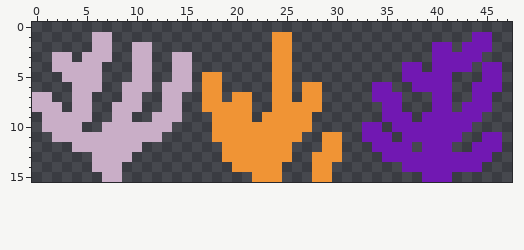
Edited in one commit: pixel-art sprite (Assets/Tilesets/pngs/coral-sheet.png). The first picture shows the starting point.
The file is 48x16 pixels.
New version:
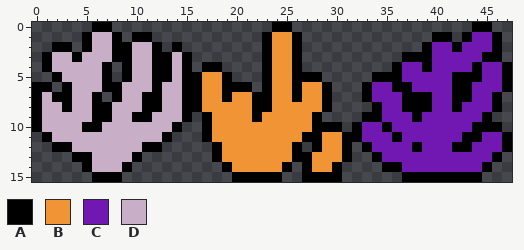
Palette (. is transparent): A #000000  B #f09435  C #7118b2  D #c9aec7
Changes in this commit:
y 0: x 6..7 .. -> AA; x 24..25 .. -> AA; x 44..45 .. -> AA
y 1: x 5 . -> A; x 8 . -> A; x 10..11 .. -> AA; x 23 . -> A; x 26 . -> A; x 40..41 .. -> AA; x 43 . -> A; x 46 . -> A
y 2: x 2..3 .. -> AA; x 5 . -> A; x 8..9 .. -> AA; x 12 . -> A; x 14 . -> A; x 23 . -> A; x 26 . -> A; x 39 . -> A; x 42 . -> A; x 46 . -> A
y 3: x 1 . -> A; x 4 . -> A; x 8..9 .. -> AA; x 12..13 .. -> AA; x 15 D -> A; x 23 . -> A; x 26 . -> A; x 37..39 ... -> AAA; x 45..46 .. -> AA
y 4: x 1 . -> A; x 7 . -> A; x 9 . -> A; x 12..13 .. -> AA; x 15 D -> A; x 17..18 .. -> AA; x 23 . -> A; x 26 . -> A; x 36 . -> A; x 39 . -> A; x 44 . -> A; x 47 . -> A
y 5: x 2 . -> A; x 7 . -> A; x 9 . -> A; x 12..13 .. -> AA; x 15..16 D. -> AA; x 19 . -> A; x 23 . -> A; x 26..28 ... -> AAA; x 34..36 ... -> AAA; x 42..44 ... -> AAA; x 47 . -> A
y 6: x 0..1 .. -> AA; x 3 . -> A; x 7..8 .. -> AA; x 12 . -> A; x 15..16 D. -> AA; x 19..21 ... -> AAA; x 23 . -> A; x 26 . -> A; x 29 . -> A; x 33 . -> A; x 36..37 .. -> AA; x 42..43 .. -> AA; x 47 . -> A
y 7: x 0 D -> A; x 2..3 .. -> AA; x 6 . -> A; x 8 . -> A; x 11..12 .. -> AA; x 15..16 .. -> AA; x 19 . -> A; x 22..23 .. -> AA; x 26 . -> A; x 29 . -> A; x 33 . -> A; x 37..39 ... -> AAA; x 42..43 .. -> AA; x 46 . -> A
y 8: x 0 D -> A; x 3 . -> A; x 6..7 .. -> AA; x 11..12 .. -> AA; x 15..16 .. -> AA; x 22..23 .. -> AA; x 29 . -> A; x 34 . -> A; x 37..39 ... -> AAA; x 42 . -> A; x 46 . -> A
y 9: x 0 . -> A; x 6..7 .. -> AA; x 10..11 .. -> AA; x 15 . -> A; x 17 . -> A; x 22 . -> A; x 28 . -> A; x 33..34 .. -> AA; x 38 . -> A; x 45 . -> A
y 10: x 0 . -> A; x 5..6 .. -> AA; x 14 . -> A; x 17 . -> A; x 28..30 ... -> AAA; x 32 . -> A; x 35 . -> A; x 44..46 ... -> AAA
y 11: x 1 . -> A; x 13 . -> A; x 17 . -> A; x 27..28 .. -> AA; x 31..32 .. -> AA; x 36 . -> A; x 43..44 .. -> AA; x 47 . -> A
y 12: x 2..3 .. -> AA; x 11..12 .. -> AA; x 18 . -> A; x 26 . -> A; x 28 . -> A; x 31 . -> A; x 33 . -> A; x 38 . -> A; x 42..43 .. -> AA; x 47 . -> A
y 13: x 4..5 .. -> AA; x 10 . -> A; x 18 . -> A; x 26..27 .. -> AA; x 31 . -> A; x 34 . -> A; x 46 . -> A
y 14: x 5 . -> A; x 9 . -> A; x 19 . -> A; x 25 . -> A; x 27 . -> A; x 30 . -> A; x 35..36 .. -> AA; x 45 . -> A
y 15: x 6..8 .DD -> AAA; x 20..24 ..BBB -> AAAAA; x 27..30 .BB. -> AAAA; x 37..44 ..CCC... -> AAAAAAAA
